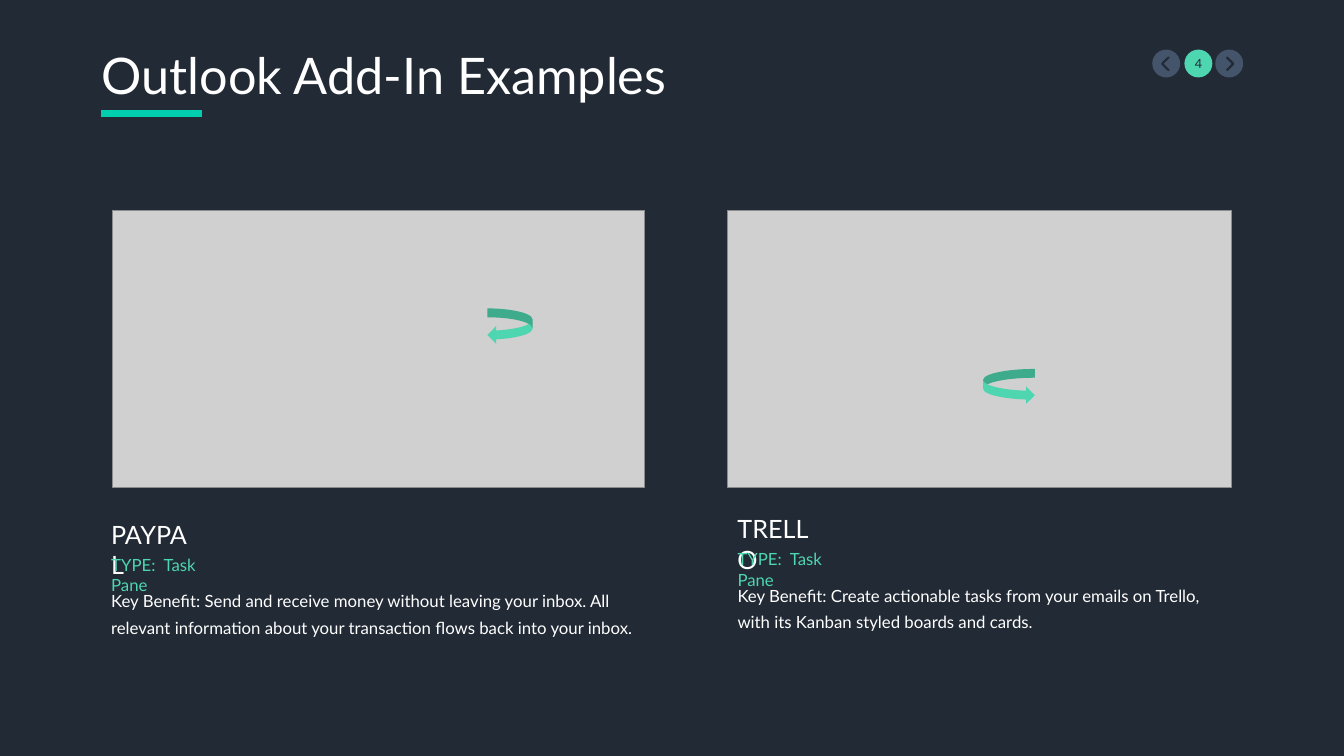
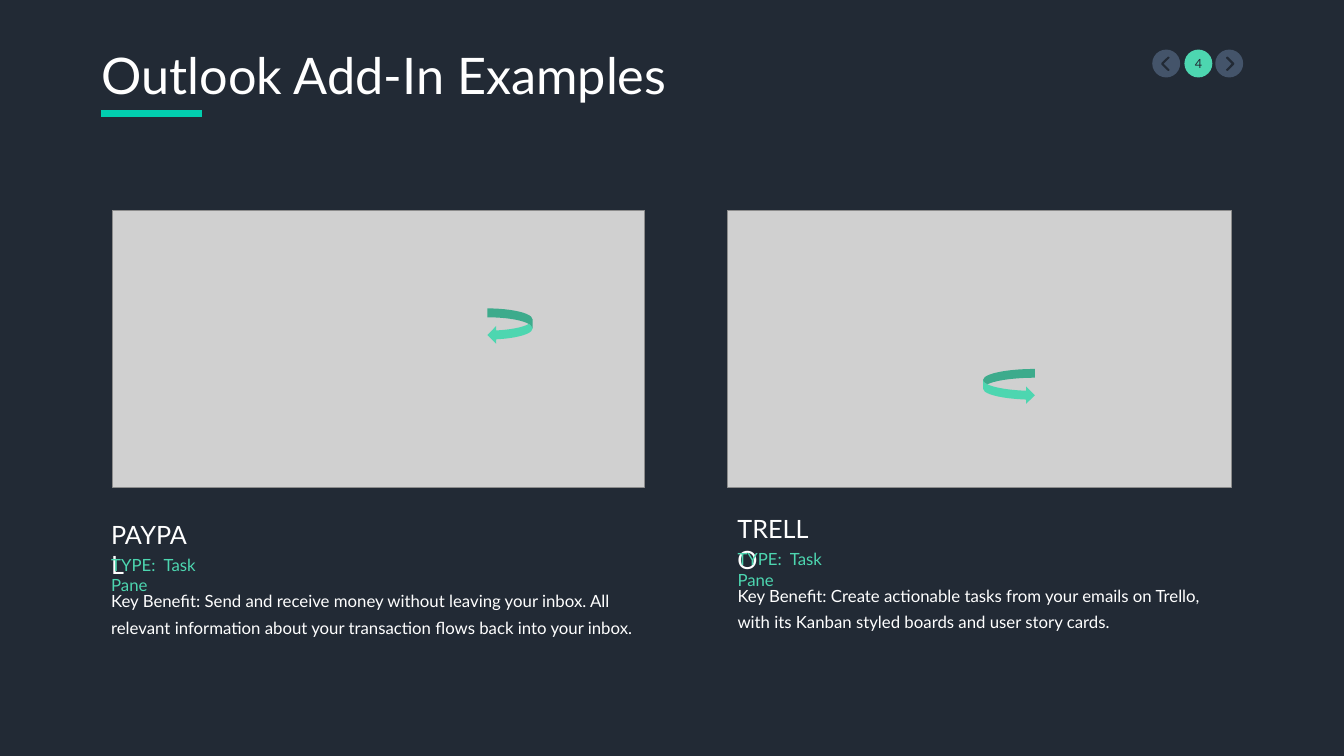
Before and after one commit to mleeb1/git-the-gist, a slide deck: slide 4 of Office Add-Ins.pptx. Drawn at 1344x756 pixels with LibreOffice and Linux fonts; fonts in the diff are those of the drawing; grey boxes stand for pictures. Boxes give left, top, right and bottom in pixels: in the first picture for what was removed or moved away, otherwise in the second. Text is boxed around its words. In the diff, an @@ line names an element or a change of style, - is before the commit and + after.

```diff
--- a/Office Add-Ins.pptx
+++ b/Office Add-Ins.pptx
@@ text at <box>738,589,1200,631</box>: text changed @@
-Key Benefit: Create actionable tasks from your emails on Trello, with its Kanban styled boards and cards.
+Key Benefit: Create actionable tasks from your emails on Trello, with its Kanban styled boards and user story cards.
```
Also in this commit, not shown: 1 other slide changed.
